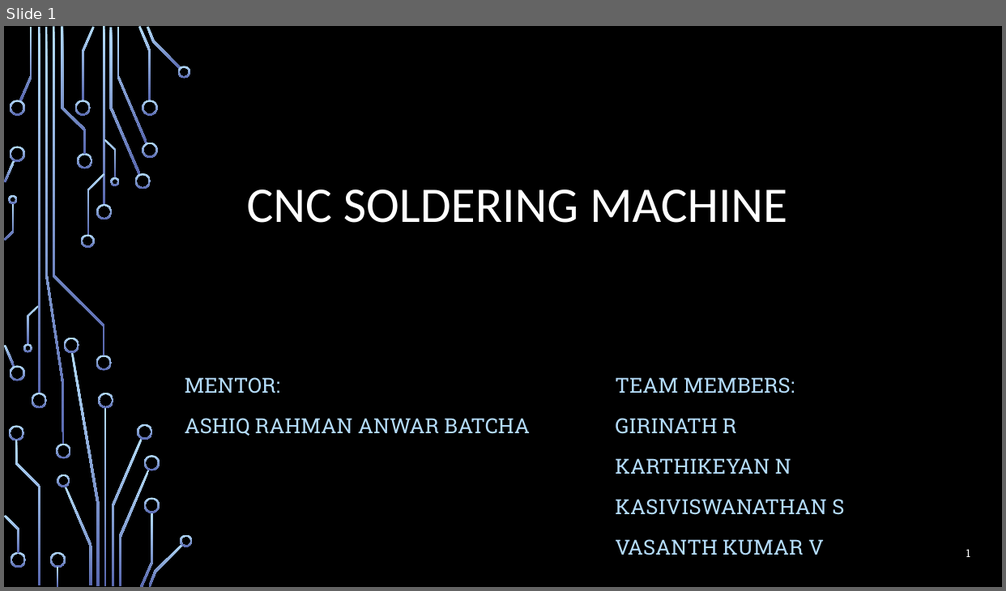
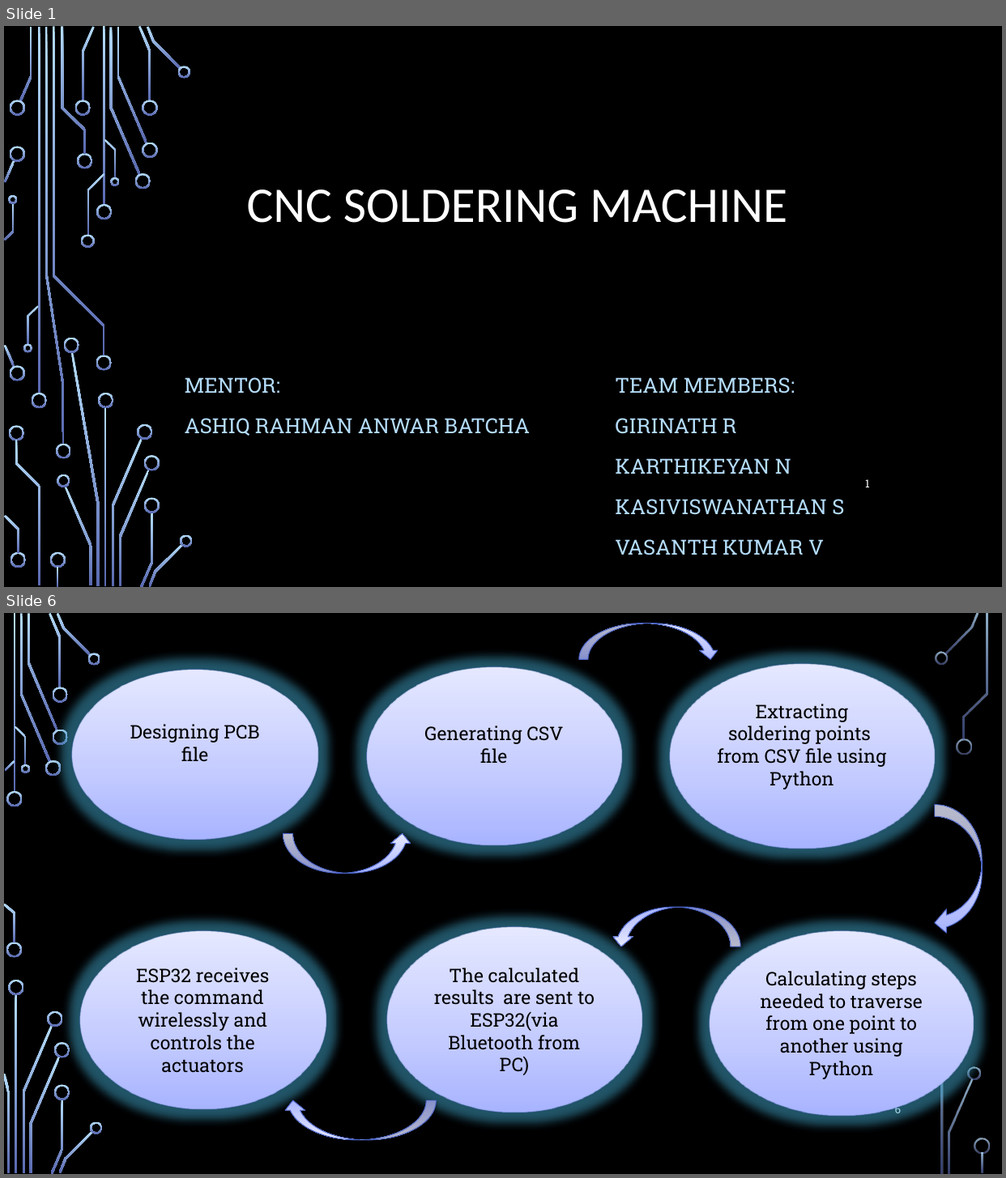
Before and after one commit to kasi2809/plotter_mini_rceg, a slide deck: automated_soldering_machine.pptx. Shown one above the other, each under a label of ours: slide 1 before the commit, slides 1 and 6 after it; the slides between them are not shown. The pictures are 1006x591 and 1006x1178 pixels, drawn with LibreOffice and Linux fonts; fonts in the diff are those of the drawing; background and template pictures are left out. Boxes give left, top, right and bottom in pixels: in the first picture for what was removed or moved away, otherwise in the second. Text is boxed around its words. In the diff, an @@ line names an element or a change of style, - is before the commit and + after.

Commit message:
power point slides updated

```diff
--- a/automated_soldering_machine.pptx
+++ b/automated_soldering_machine.pptx
@@ slide 6 added at (4,613,1002,1174), background picture (left out) @@
@@ curved down arrow added at (579,624,720,659), fill gradient #A9B4FF to #C2C9FF to #E8EAFF, outline #4963C7 0.75 pt @@
@@ ellipse added at (71,668,318,840), fill gradient #A9B4FF to #C2C9FF to #E8EAFF, outline #4963C7 0.75 pt, 18 pt, text #000000 @@
+Designing PCB file
@@ ellipse added at (366,666,622,845), fill gradient #A9B4FF to #C2C9FF to #E8EAFF, outline #4963C7 0.75 pt, 18 pt, text #000000 @@
+Generating CSV file
@@ ellipse added at (670,663,935,849), fill gradient #A9B4FF to #C2C9FF to #E8EAFF, outline #4963C7 0.75 pt, 18 pt, text #000000 @@
+Extracting soldering points from CSV file using Python
@@ curved left arrow added at (935,805,982,935), fill gradient #A9B4FF to #C2C9FF to #E8EAFF, outline #4963C7 0.75 pt @@
@@ curved up arrow added at (283,834,413,874), fill gradient #A9B4FF to #C2C9FF to #E8EAFF, outline #4963C7 0.75 pt @@
@@ ellipse added at (386,926,642,1112), fill gradient #A9B4FF to #C2C9FF to #E8EAFF, outline #4963C7 0.75 pt, 18 pt, text #000000 @@
+The calculated results are sent to ESP32(via Bluetooth from PC)
@@ curved up arrow added at (612,907,740,947), fill gradient #A9B4FF to #C2C9FF to #E8EAFF, outline #4963C7 0.75 pt @@
@@ ellipse added at (79,931,326,1110), fill gradient #A9B4FF to #C2C9FF to #E8EAFF, outline #4963C7 0.75 pt, 18 pt, text #000000 @@
+ESP32 receives the command wirelessly and controls the actuators
@@ ellipse added at (709,931,974,1116), fill gradient #A9B4FF to #C2C9FF to #E8EAFF, outline #4963C7 0.75 pt, 18 pt, text #000000 @@
+Calculating steps needed to traverse from one point to another using Python
@@ curved down arrow added at (283,1101,437,1141), fill gradient #A9B4FF to #C2C9FF to #E8EAFF, outline #4963C7 0.75 pt @@
@@ page number added at (895,1103,901,1117), 10.5 pt, text #FFFFFF @@
+6
@@ group added at (4,613,990,1174): 33 freeform shapes, 3 rectangles @@
@@ slide 1 changed as well @@
@@ page number: place and size @@
-page number at (966,549,971,557)
+page number at (865,480,870,488)
```
Also in this commit, not shown: 1 other slide changed, 3 other slides added, 1 slide removed.
